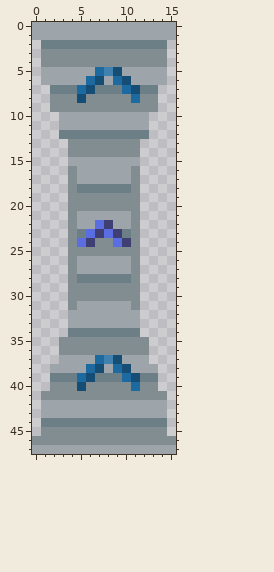
Pixel-art sprite: data/gfx/world-obj/belt-over-mask.png. The picture above is the old version.
The file is 16x48 pixels.
Now the later version:
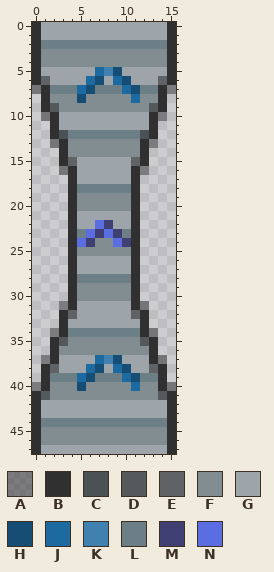
Palette (. is transparent): A #30303083  B #303030  C #4a5256  D #54595b  E #606366  F #828d92  G #9da5ab  H #164d74  J #1c6aa0  K #4081af  L #6c7e86  M #3f3f74  N #5b6ee1
Message: belt tidy + corner
The edit:
y 0..1: x 0 G -> B; x 15 G -> B
y 2..5: x 0 . -> B; x 15 . -> B
y 6: x 0..1 .G -> BE; x 14..15 G. -> EB
y 7: x 0..1 .. -> AB; x 14..15 .. -> BA
y 8: x 1 . -> B; x 14 . -> B
y 9: x 1..2 .F -> BD; x 13..14 F. -> DB
y 10: x 1..2 .. -> AB; x 13..14 .. -> BA
y 11: x 2 . -> B; x 13 . -> B
y 12: x 2..3 .L -> BC; x 12..13 L. -> CB
y 13: x 2..3 .. -> AB; x 12..13 .. -> BA
y 14: x 3 . -> B; x 12 . -> B
y 15: x 3..4 .G -> BE; x 11..12 G. -> EB
y 16: x 3..4 .F -> AB; x 11..12 F. -> BA
y 17..30: x 4 F -> B; x 11 F -> B
y 31: x 3..4 .F -> AB; x 11..12 F. -> BA
y 32: x 3..4 .G -> BE; x 11..12 G. -> EB
y 33: x 3 . -> B; x 12 . -> B
y 34: x 2..3 .. -> AB; x 12..13 .. -> BA
y 35: x 2..3 .F -> BD; x 12..13 F. -> DB
y 36: x 2 . -> B; x 13 . -> B
y 37: x 1..2 .. -> AB; x 13..14 .. -> BA
y 38: x 1..2 .G -> BE; x 13..14 G. -> EB
y 39: x 1 . -> B; x 14 . -> B
y 40: x 0..1 .. -> AB; x 14..15 .. -> BA
y 41: x 0..1 .F -> BD; x 14..15 F. -> DB
y 42..45: x 0 . -> B; x 15 . -> B
y 46: x 0 F -> B; x 15 F -> B
y 47: x 0 G -> B; x 15 G -> B
